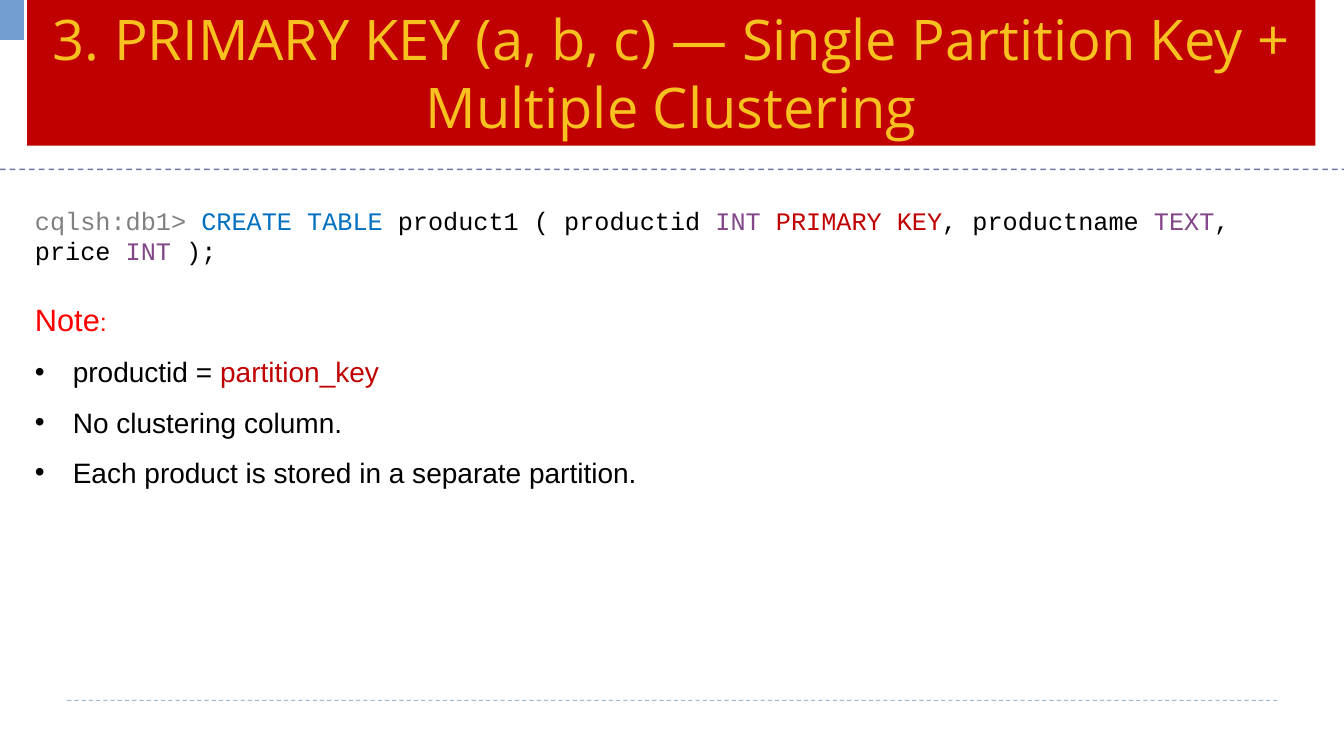
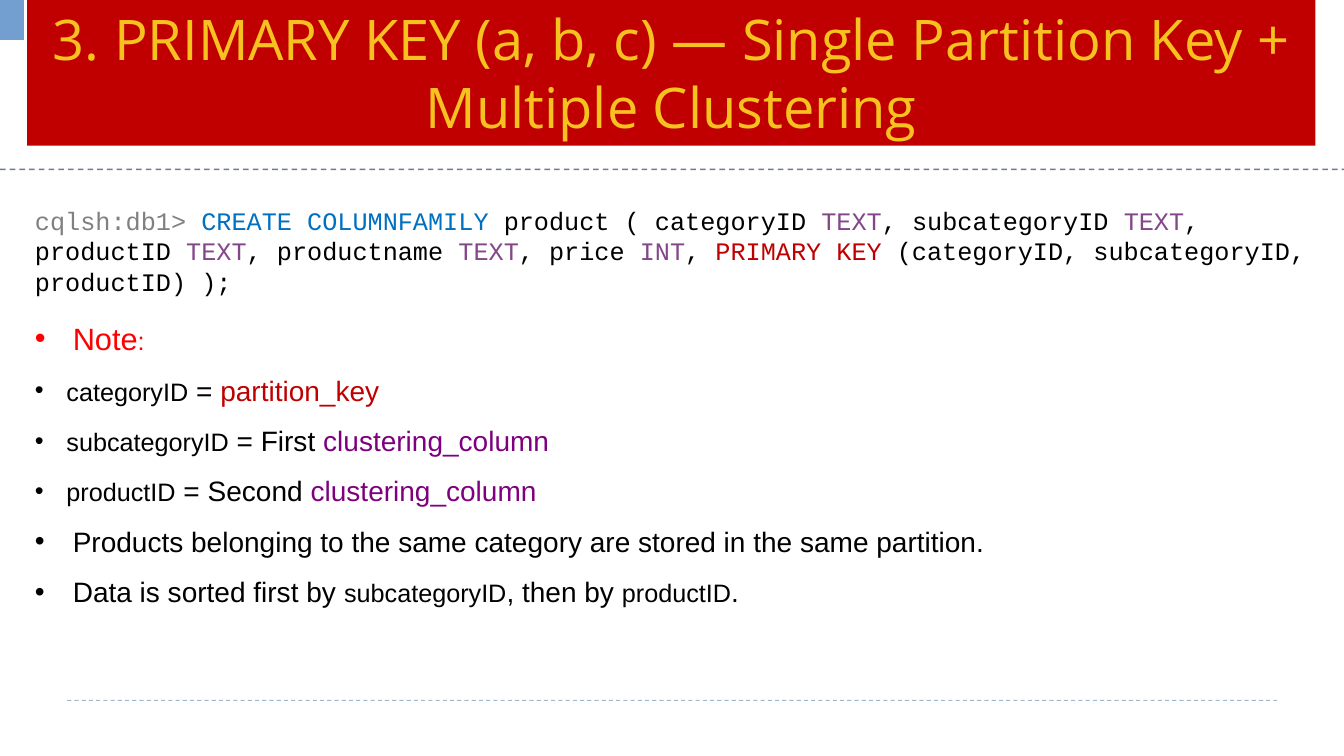
Before and after one commit to Saleel-Bagde/PPT-s, a slide deck: slide 20 of Cassandra Ver3.pptx. Drawn at 1344x756 pixels with LibreOffice and Linux fonts; fonts in the diff are those of the drawing. Boxes give left, top, right and bottom in pixels: in the first picture for what was removed or moved away, otherwise in the second. Text is boxed around its words. In the diff, an @@ line names an element or a change of style, - is before the commit and + after.

```diff
--- a/Cassandra Ver3.pptx
+++ b/Cassandra Ver3.pptx
@@ text at box(35, 212, 1305, 266): text changed @@
-cqlsh:db1> CREATE TABLE product1 ( productid INT PRIMARY KEY, productname TEXT, price INT );
+cqlsh:db1> CREATE COLUMNFAMILY product ( categoryID TEXT, subcategoryID TEXT, productID TEXT, productname TEXT, price INT, PRIMARY KEY (categoryID, subcategoryID, productID) );
@@ text at box(73, 328, 138, 351): bullet none to •; line spacing 1 to 1.5 @@
@@ text at box(66, 380, 983, 608): text changed @@
-• productid = partition_key
-• No clustering column.
-• Each product is stored in a separate partition.
+• categoryID = partition_key
+• subcategoryID = First clustering_column
+• productID = Second clustering_column
+• Products belonging to the same category are stored in the same partition.
+• Data is sorted first by subcategoryID, then by productID.
```
Also in this commit, not shown: 3 other slides changed.
